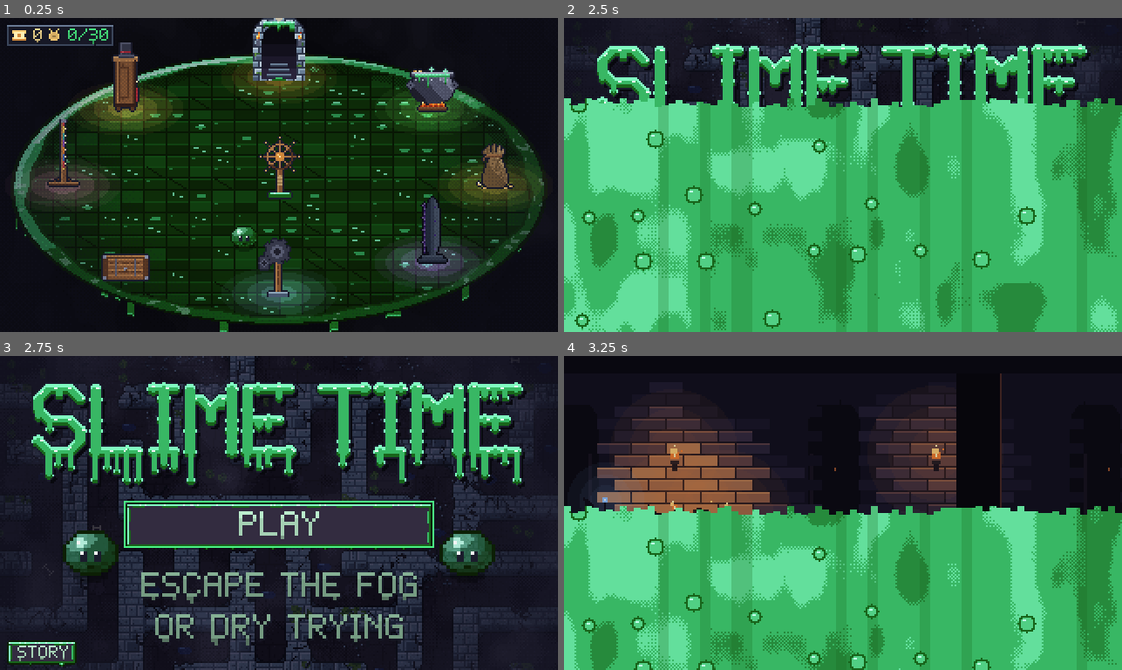
Above: before the commit, frames 1-4 (two rows, left to right).
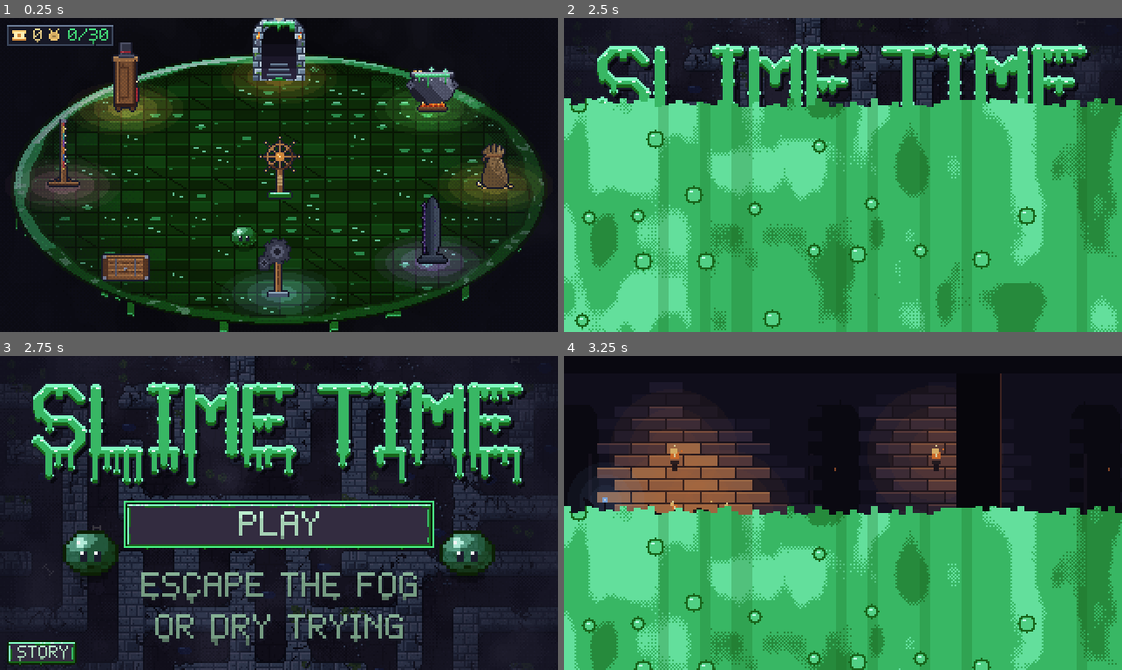
Above: after the commit, the same moments.

Repository: AveryBlue-GD/slime-time
Game: Godot game, scene res://scenes/hub.tscn
The game is run twice, just before and just after one commit, with the same random seed, the same clock (stepped at 60 frames per second) and the same inputs. This scene is started directly instead of the project's main scene.
Inputs (mouse positions are in pixels of both pictures, inside the frame that each line leads up to):
- Up to frame 1 (0.25 s): no input
- Up to frame 2 (2.5 s): tap Enter at 0.5 s; move the mouse to (965, 159) at 0.52 s; hold D (move_right) 0.53-1.25 s; tap F (interact) at 0.6, 2.3 s; click (965, 159) at 0.67 s; tap Space (jump) at 0.77, 1.07 s; drag from (731, 190) to (815, 237) at 1.27 s; move the mouse to (898, 105) at 2.02 s; hold D (move_right) from 2.03 s (still down); tap P at 2.1 s
- Up to frame 3 (2.75 s): keep holding D (move_right)
- Up to frame 4 (3.25 s): release D (move_right) at 2.75 s; click "PLAY" at 2.75 s

Frames 1-2 are identical in both runs. In frame 3, 0.4% of the frame differs, in the area x 1-77%, y 47-99%; in frame 4, nothing differs.

Commit message:
Hub trapdoor asks LEAVE THE HUB? (QUIT / BACK) before quitting
Co-Authored-By: Claude Sonnet 5.5 <noreply@anthropic.com>

Diff:
--- a/scripts/hub.gd
+++ b/scripts/hub.gd
@@ -12,7 +12,8 @@
 ##   wheel); a spin costs 12 tickets, then 2 more for each spin taken (up to 40; the first is free), but while Hats.available is false only
 ##   dev mode can use it. The top-left pod shows the ticket balance and medals won.
 ## - gear signpost: SETTINGS
-## - trapdoor: QUIT (not in a browser, where quitting would leave a dead page)
+## - trapdoor: QUIT (not in a browser, where quitting would leave a dead page); asks first with a
+##   small LEAVE THE HUB? panel: QUIT or BACK (focus starts on BACK; Esc / menu = BACK)
 ## In the middle stands a wheel on a stick. Hit it (the interact key, F, next to it, or leap into
 ## it) and the whole building turns one station round, like turning the camera in Don't Starve:
 ## floor, rim and stations swing round together (hub_room.gdshader draws the room for the current
@@ -62,6 +63,8 @@
 const PROMPT_Y := 156.0
 ## Where the coin bag's board sits on screen.
 const BOARD := Rect2(52, 8, 216, 164)
+## The trapdoor's confirm panel.
+const QUIT_PANEL := Rect2(80, 54, 160, 72)
 enum View { FRONT, SIDE, BACK }
 
 ## Stations that come to life now and then instead of looping: each entry plays a sequence of
@@ -110,6 +113,10 @@
 var board_hint: Label
 ## The hat wheel panel (dev mode for now).
 var hat_wheel: HatWheel
+## The trapdoor's confirm panel (a dim layer, the panel, QUIT and BACK).
+var quit_menu: Control
+var quit_button: Button
+var back_button: Button
 ## Top-left pod: ticket balance and medal count.
 var ticket_pod: PanelContainer
 var ticket_label: Label
@@ -339,6 +346,7 @@
 	prompt.visible = false
 	_build_coin_board(root)
 	_build_ticket_pod(root)
+	_build_quit_menu(root)
 	hat_wheel = HatWheel.new()
 	hat_wheel.visible = false
 	root.add_child(hat_wheel)
@@ -349,6 +357,60 @@
 	UIKit.add_skin_text(root)
 	_touch_controls = preload("res://scripts/ui/touch_controls.gd").new()
 	add_child(_touch_controls)
+
+
+## The trapdoor's confirm panel: LEAVE THE HUB? with QUIT and BACK (BACK has the focus, so a
+## stray press doesn't quit). Static, so Reduce Motion needs nothing extra.
+func _build_quit_menu(root: Control) -> void:
+	quit_menu = Control.new()
+	quit_menu.visible = false
+	root.add_child(quit_menu)
+	quit_menu.set_anchors_and_offsets_preset(Control.PRESET_FULL_RECT)
+	var dim := ColorRect.new()  # swallows clicks on the room behind
+	dim.color = Color(0, 0, 0, 0.45)
+	quit_menu.add_child(dim)
+	dim.set_anchors_and_offsets_preset(Control.PRESET_FULL_RECT)
+	UIKit.add_panel(quit_menu, QUIT_PANEL)
+	var title := UIKit.make_label("LEAVE THE HUB?", 8, UIKit.GOLD)
+	title.horizontal_alignment = HORIZONTAL_ALIGNMENT_CENTER
+	title.position = Vector2(QUIT_PANEL.position.x, QUIT_PANEL.position.y + 11)
+	title.size = Vector2(QUIT_PANEL.size.x, 10)
+	quit_menu.add_child(title)
+	var note := UIKit.make_label("THE GAME CLOSES", 8, UIKit.TEXT_DIM)
+	note.horizontal_alignment = HORIZONTAL_ALIGNMENT_CENTER
+	note.position = Vector2(QUIT_PANEL.position.x, QUIT_PANEL.position.y + 24)
+	note.size = Vector2(QUIT_PANEL.size.x, 10)
+	quit_menu.add_child(note)
+	quit_button = UIKit.make_button("QUIT", _confirm_quit, Vector2(56, 15))
+	quit_button.position = Vector2(QUIT_PANEL.position.x + 16, QUIT_PANEL.position.y + 43)
+	quit_menu.add_child(quit_button)
+	back_button = UIKit.make_button("BACK", close_quit_menu, Vector2(56, 15))
+	back_button.position = Vector2(QUIT_PANEL.end.x - 16 - 56, QUIT_PANEL.position.y + 43)
+	quit_menu.add_child(back_button)
+	quit_button.focus_next = quit_button.get_path_to(back_button)
+	back_button.focus_next = back_button.get_path_to(quit_button)
+
+
+func open_quit_menu() -> void:
+	quit_menu.visible = true
+	prompt.visible = false
+	slime.frozen = true
+	if _touch_controls != null:
+		_touch_controls.menu_open = true  # taps go to the buttons, not the joystick
+	_sfx("click")
+	back_button.grab_focus()
+
+
+func close_quit_menu() -> void:
+	quit_menu.visible = false
+	slime.frozen = false
+	if _touch_controls != null:
+		_touch_controls.menu_open = false
+	_show_prompt()
+
+
+func _confirm_quit() -> void:
+	get_tree().quit()
 
 
 ## A small framed pod at the top left with the ticket balance (the cosmetic currency; the hat
@@ -470,6 +532,11 @@
 
 
 func _physics_process(delta: float) -> void:
+	if quit_menu.visible:
+		if Input.is_action_just_pressed("menu") or Input.is_action_just_pressed("ui_cancel"):
+			_sfx("click", 0.8)
+			close_quit_menu()
+		return
 	if hat_wheel.visible:
 		var touch := _touch_controls != null and _touch_controls.visible
 		var pressed := Input.is_action_just_pressed("interact") or (touch and Input.is_action_just_pressed("jump"))
@@ -753,7 +820,7 @@
 		"coins":
 			open_coin_board()
 		"quit":
-			get_tree().quit()
+			open_quit_menu()
 
 
 func _leave(station: Dictionary, scene: String) -> void:
--- a/scripts/ui/touch_controls.gd
+++ b/scripts/ui/touch_controls.gd
@@ -38,7 +38,17 @@
 	visible = DisplayServer.is_touchscreen_available() or (progress != null and progress.force_touch)
 
 
+## True while a hub panel with buttons is open: touches pass through to it.
+var menu_open := false:
+	set(value):
+		menu_open = value
+		if value:
+			_release_all()  # a finger still down when the panel opens must not stick
+
+
 func _input(event: InputEvent) -> void:
+	if menu_open:
+		return
 	if event is InputEventKey and event.pressed and visible:
 		_release_all()
 		visible = false  # someone is using a keyboard
--- /dev/null
+++ b/tests/demo_quitmenu.gd
@@ -0,0 +1,9 @@
+extends Node
+
+## Screenshot scenario: the hub's trapdoor confirm panel (LEAVE THE HUB? QUIT / BACK) open.
+## ./tools/screenshot.sh --frames 40 --scene res://tests/demo_quitmenu.tscn --unlock-all
+
+func _ready() -> void:
+	var hub: Node = preload("res://scenes/hub.tscn").instantiate()
+	add_child(hub)
+	hub.open_quit_menu.call_deferred()
--- /dev/null
+++ b/tests/demo_quitmenu.tscn
@@ -0,0 +1,6 @@
+[gd_scene load_steps=2 format=3]
+
+[ext_resource type="Script" path="res://tests/demo_quitmenu.gd" id="1_script"]
+
+[node name="DemoQuitMenu" type="Node"]
+script = ExtResource("1_script")
--- a/tests/test_hub.gd
+++ b/tests/test_hub.gd
@@ -295,6 +295,44 @@
 	hub.free()
 	HubScript.return_to = ""
 
+	# --- The trapdoor asks first: LEAVE THE HUB? with QUIT and BACK
+	HubScript.return_to = "quit"
+	hub = await _open()
+	_check(not hub.quit_menu.visible, "the confirm panel starts closed")
+	Input.action_press("interact")
+	await _frames(2)
+	Input.action_release("interact")
+	_check(hub.quit_menu.visible and hub.slime.frozen and not hub.prompt.visible, "F at the trapdoor opens the confirm panel instead of quitting (slime held, prompt hidden)")
+	_check(hub.back_button.has_focus() and not hub.quit_button.has_focus(), "...with the focus on BACK, so a stray press doesn't quit")
+	var panel_ok := true
+	for button: Button in [hub.quit_button, hub.back_button]:
+		var rect := Rect2(button.global_position, button.size)
+		panel_ok = panel_ok and Rect2(hub.QUIT_PANEL).encloses(rect) and button.size.x >= 40
+	_check(panel_ok and Rect2(0, 0, 320, 180).encloses(hub.QUIT_PANEL) and not hub.QUIT_PANEL.intersects(Rect2(hub.ticket_pod.global_position, hub.ticket_pod.size)),
+		"...buttons sit inside the panel, which fits 320x180 and clears the ticket pod")
+	_check(hub._touch_controls.menu_open, "...touch controls step aside so taps reach the buttons")
+	var ui_right := InputEventAction.new()
+	ui_right.action = "ui_left"
+	ui_right.pressed = true
+	Input.parse_input_event(ui_right)
+	await _frames(3)
+	_check(hub.quit_button.has_focus(), "...a controller / arrow key moves the focus to QUIT")
+	hub.back_button.grab_focus()
+	Input.action_press("menu")
+	await _frames(2)
+	Input.action_release("menu")
+	_check(not hub.quit_menu.visible and not hub.slime.frozen, "Esc / menu closes it")
+	_check(not hub.quit_menu.visible and not hub.slime.frozen and not hub._touch_controls.menu_open, "...BACK in effect: control returns to the slime")
+	Input.action_press("interact")
+	await _frames(2)
+	Input.action_release("interact")
+	_check(hub.quit_menu.visible, "it opens again at the trapdoor")
+	hub.back_button.pressed.emit()
+	await _frames(2)
+	_check(not hub.quit_menu.visible and not hub.slime.frozen and hub.quit_button.pressed.get_connections().size() >= 2, "BACK button closes it; QUIT is wired up (not pressed here)")
+	hub.free()
+	HubScript.return_to = ""
+
 	print("RESULT: %s" % ("PASS" if failures == 0 else "FAIL (%d)" % failures))
 	quit(1 if failures else 0)
 
Not shown, added: tests/demo_quitmenu.gd.uid
